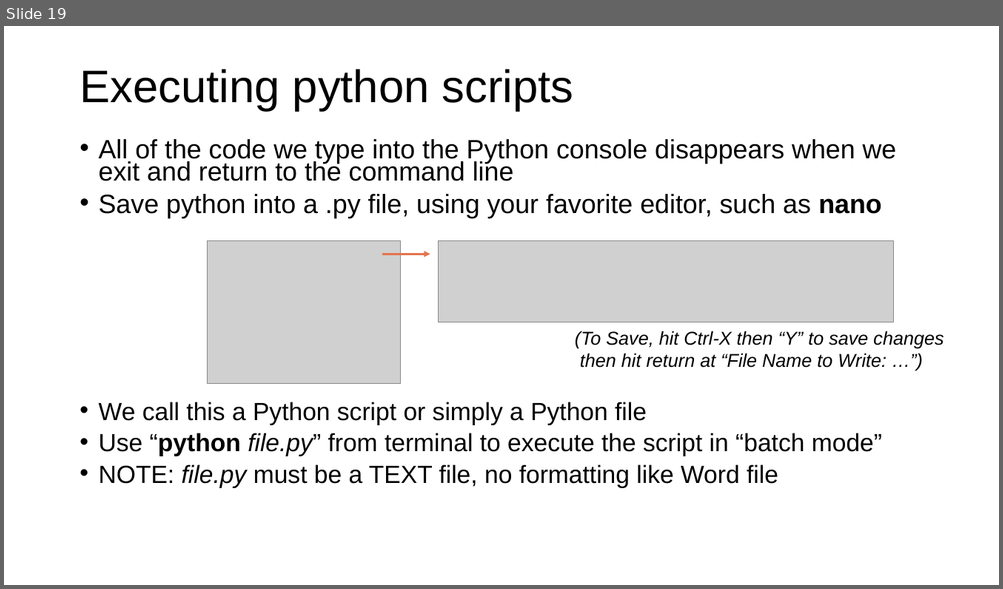
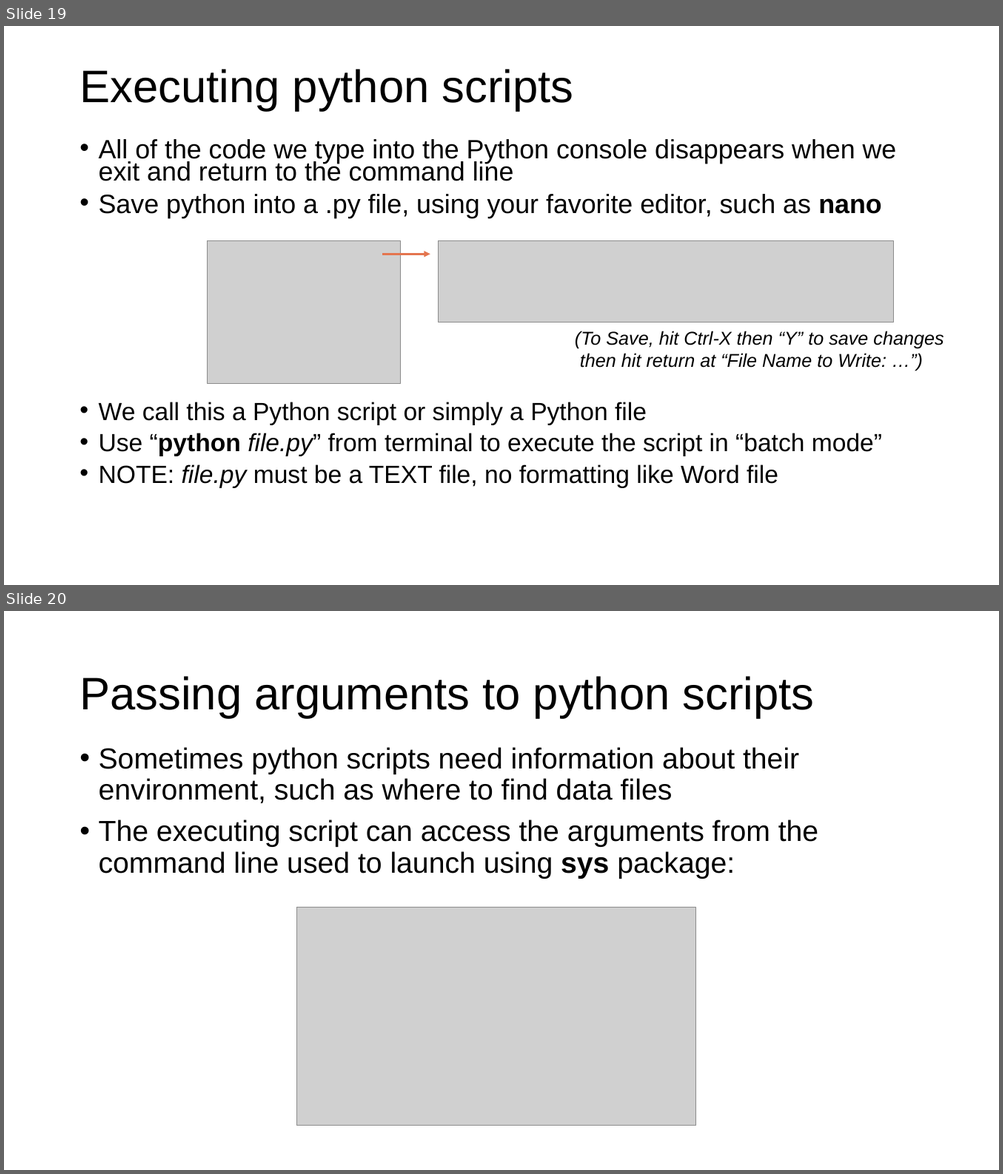
Before and after one commit to parrt/msds501, a slide deck: slides/terminal.pptx. Shown one above the other, each under a label of ours: slide 19 before the commit, slides 19 and 20 after it. The pictures are 1003x589 and 1003x1174 pixels, drawn with LibreOffice and Linux fonts; fonts in the diff are those of the drawing; grey boxes stand for pictures; background and template pictures are left out. Boxes give left, top, right and bottom in pixels: in the first picture for what was removed or moved away, otherwise in the second. Text is boxed around its words. In the diff, an @@ line names an element or a change of style, - is before the commit and + after.

```diff
--- a/slides/terminal.pptx
+++ b/slides/terminal.pptx
@@ slide 20 added at <box>4,611,999,1170</box>, background #FFFFFF @@
@@ title added at <box>79,676,814,718</box>, 44 pt, text #000000 @@
+Passing arguments to python scripts
@@ text added at <box>99,747,818,879</box>, 28 pt, text #000000 @@
+• Sometimes python scripts need information about their environment, such as where to find data files
+• The executing script can access the arguments from the command line used to launch using sys package:
@@ picture added at <box>296,908,696,1127</box> @@
```
Also in this commit, not shown: 1 slide changed.
